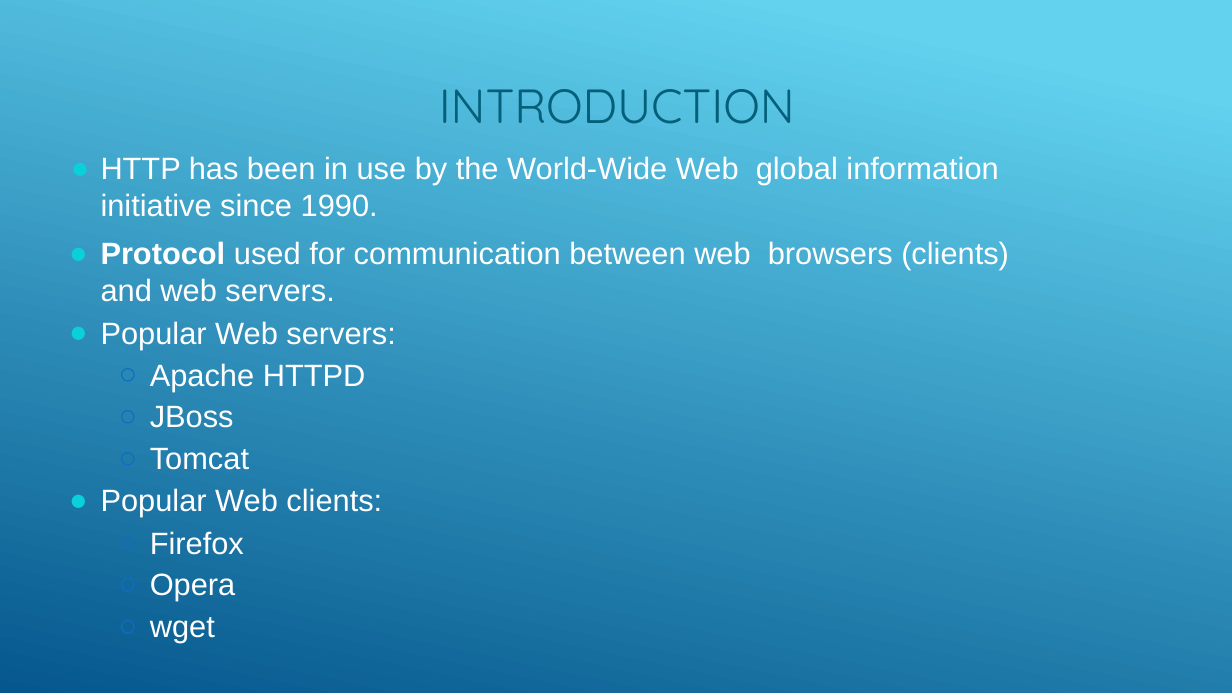
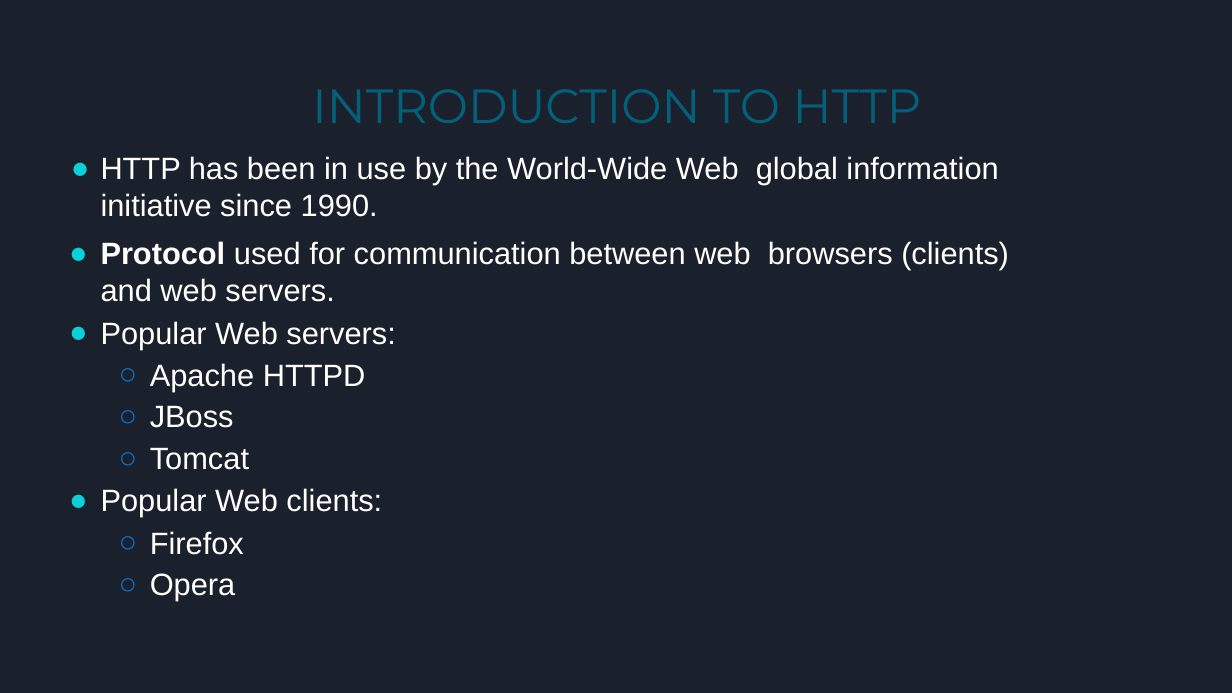
Before and after one commit to snehaljha/mini-project, a slide deck: slide 13 of EC 1307- Data communication and networking/Data_Com.pptx. Drawn at 1232x693 pixels with LibreOffice and Linux fonts; fonts in the diff are those of the drawing. Boxes give left, top, right and bottom in pixels: in the first picture for what was removed or moved away, otherwise in the second. Text is boxed around its words. In the diff, an @@ line names an element or a change of style, - is before the commit and + after.

```diff
--- a/EC 1307- Data communication and networking/Data_Com.pptx
+++ b/EC 1307- Data communication and networking/Data_Com.pptx
@@ background gradient #62D2EF to #05578D to #1B212C @@
@@ title at [312, 89, 922, 123]: text changed; font Quicksand to Montserrat @@
-INTRODUCTION
+INTRODUCTION TO HTTP
@@ text at [150, 617, 215, 643]: paragraph removed @@
-  ○ wget
```
Also in this commit, not shown: 37 other slides changed, 11 slides added, 25 slides removed.
